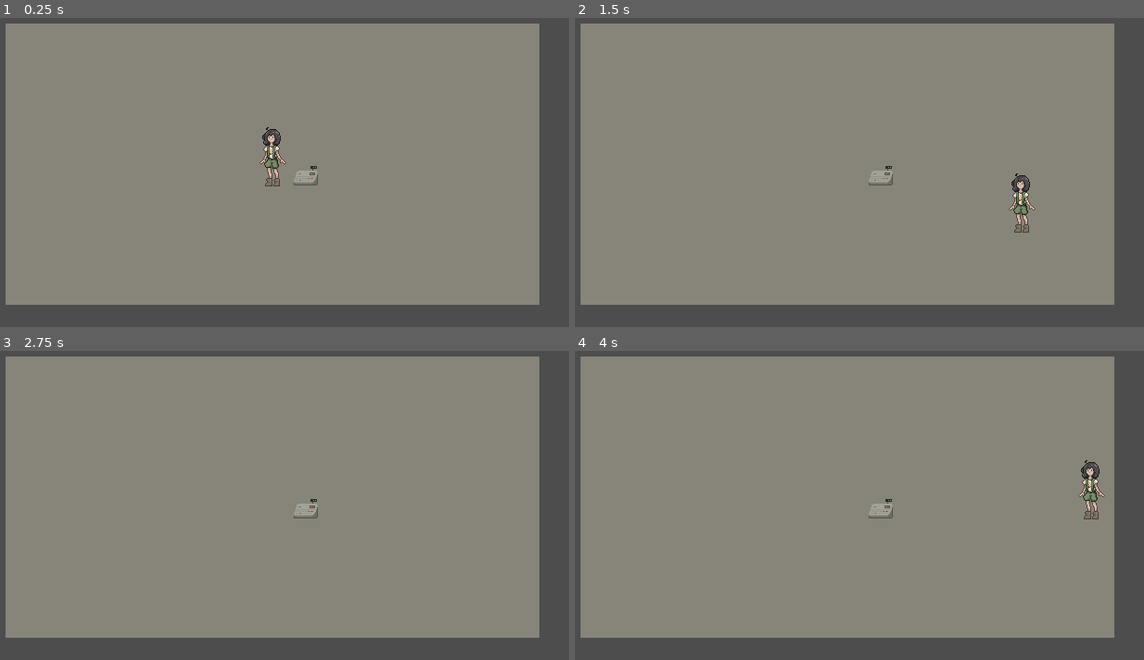
Above: before the commit, frames 1-4 (two rows, left to right).
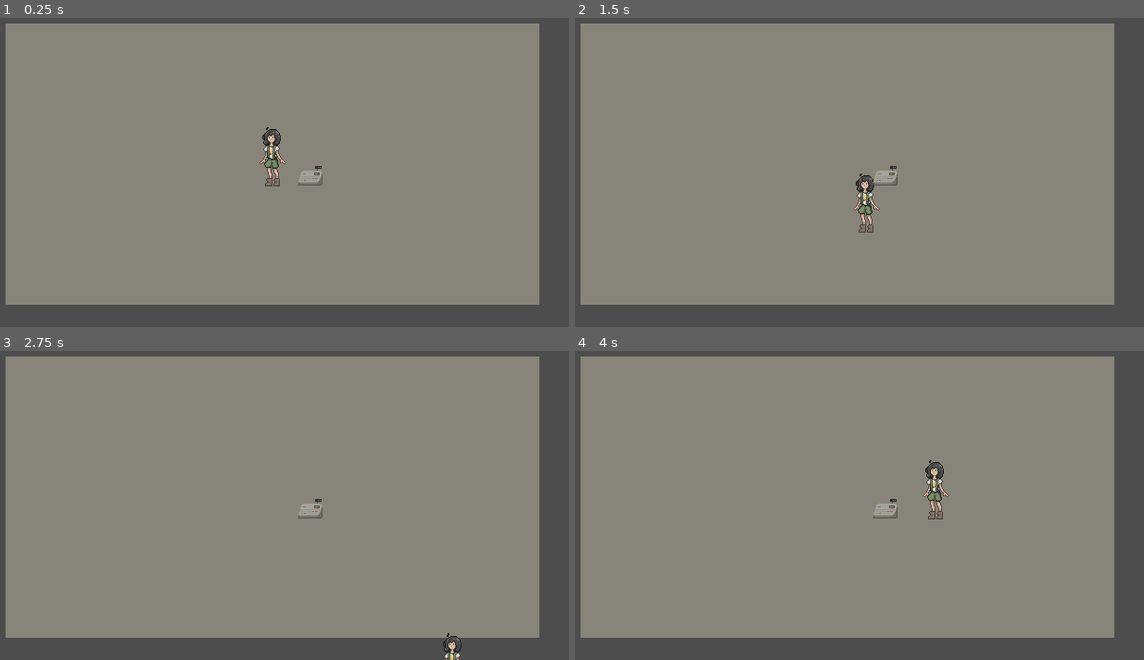
Above: after the commit, the same moments.

Repository: Fishfinna/Coffee-Please
Game: Godot game, scene res://scenes/coffee-shop.tscn
The game is run twice, just before and just after one commit, with the same random seed, the same clock (stepped at 60 frames per second) and the same inputs.
Inputs:
- Up to frame 1 (0.25 s): no input
- Up to frame 2 (1.5 s): tap Enter at 0.5 s; hold Right (right) 0.53-1.28 s; hold S (down) from 1.28 s (still down)
- Up to frame 3 (2.75 s): release S (down) at 2.03 s; hold Right (right) from 2.03 s (still down)
- Up to frame 4 (4 s): release Right (right) at 2.78 s; hold W (up) 2.78-3.53 s; hold A (left) from 3.53 s (still down)

The runs differ from the first frame. In frame 1, 0.1% of the frame differs, in the area x 51-57%, y 47-55%; in frame 2, 0.9%; in frame 3, 0.2%; in frame 4, 0.9%, in the area x 51-94%, y 35-55%.

Commit message:
added collision

Diff:
--- a/scenes/coffee-shop.tscn
+++ b/scenes/coffee-shop.tscn
@@ -3,7 +3,7 @@
 [ext_resource type="Texture2D" uid="uid://epgvbi5eio2m" path="res://assets/tiles/TX Tileset Stone Ground.png" id="1_d0viw"]
 [ext_resource type="Script" uid="uid://cobhcku26e3ki" path="res://scripts/coffee_shop.gd" id="1_p2lyf"]
 [ext_resource type="PackedScene" uid="uid://8kufaifh4tdi" path="res://scenes/fey.tscn" id="2_ouk1o"]
-[ext_resource type="Texture2D" uid="uid://bee3u5mydpnqa" path="res://assets/wip/concept/register.png" id="3_m5ye2"]
+[ext_resource type="PackedScene" uid="uid://1qvl5dqyfb42" path="res://scenes/register.tscn" id="4_m5ye2"]
 
 [sub_resource type="TileSetAtlasSource" id="TileSetAtlasSource_p2lyf"]
 texture = ExtResource("1_d0viw")
@@ -222,13 +222,12 @@
 tile_map_data = PackedByteArray("AADu/wkAAAADAAMAAADv/wkAAAADAAMAAADw/wkAAAADAAMAAADx/wkAAAADAAMAAADy/wkAAAADAAMAAADz/w …(10864 unchanged characters)…
 tile_set = SubResource("TileSet_m5ye2")
 
-[node name="Register" type="Sprite2D" parent="tiles"]
-position = Vector2(-91, 115)
-texture = ExtResource("3_m5ye2")
-
 [node name="camera" type="Camera2D" parent="."]
 offset = Vector2(0, 4)
 
 [node name="CharacterBody2D" parent="." instance=ExtResource("2_ouk1o")]
 position = Vector2(1.19209e-07, 4.76837e-07)
 scale = Vector2(0.2, 0.2)
+
+[node name="Register" parent="." instance=ExtResource("4_m5ye2")]
+position = Vector2(42, 19)
--- /dev/null
+++ b/scenes/register.tscn
@@ -0,0 +1,17 @@
+[gd_scene load_steps=3 format=3 uid="uid://1qvl5dqyfb42"]
+
+[ext_resource type="Texture2D" uid="uid://cfn2notirsyp4" path="res://assets/project-files/characters/register.png" id="1_gvynn"]
+
+[sub_resource type="RectangleShape2D" id="RectangleShape2D_37wl2"]
+size = Vector2(26, 4)
+
+[node name="Register" type="Node2D"]
+
+[node name="StaticBody2D" type="StaticBody2D" parent="."]
+
+[node name="Register" type="Sprite2D" parent="StaticBody2D"]
+texture = ExtResource("1_gvynn")
+
+[node name="CollisionShape2D" type="CollisionShape2D" parent="StaticBody2D"]
+position = Vector2(-1, 10)
+shape = SubResource("RectangleShape2D_37wl2")
